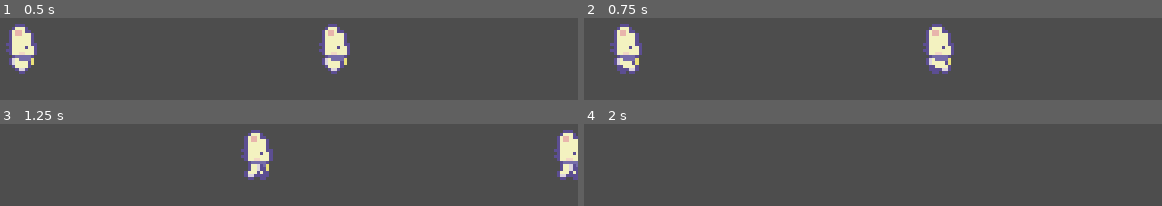
Above: before the commit, frames 1-4 (two rows, left to right).
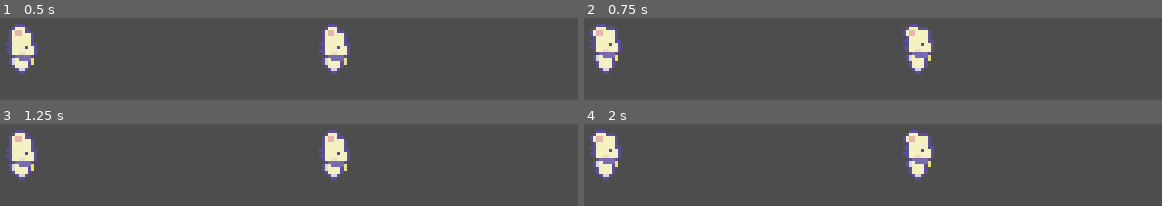
Above: after the commit, the same moments.

Repository: RainotC/Start-Jam-2024
Game: Godot game, scene res://scenes/game.tscn
Two runs of this game, one before a commit and one after it. Both use one fixed random seed, a clock stepped at 60 frames per second and the inputs below.
Inputs:
- Up to frame 1 (0.5 s): no input
- Up to frame 2 (0.75 s): tap Enter at 0.5 s; hold Right (right) from 0.53 s (still down)
- Up to frame 3 (1.25 s): keep holding Right (right)
- Up to frame 4 (2 s): release Right (right) at 1.28 s; hold Down (down) from 1.28 s (still down)

Frame 1 is identical in both runs. In frame 2, 8.6% of the frame differs, in the area x 1-65%, y 7-69%; in frame 3, 9.1%, in the area x 1-100%, y 7-69%; in frame 4, 4.7%.

Commit message:
Add independent movement of players

Diff:
--- a/Characters/player.gd
+++ b/Characters/player.gd
@@ -1,16 +1,33 @@
 extends CharacterBody2D
-
-@export var player_index = 1
+@export var player_index: int = 1  # Default to player 1
+var connected_devices = []
 @export var speed : float = 5
 var input_velocity = Vector2.ZERO
+
+@onready var player1 = $Player1
+@onready var player2 = $Player2
 
 @onready var _animated_sprite = $AnimatedSprite2D
 
 var pressed_before = "down"
+func _ready():
+	# Get the list of connected gamepads
+	connected_devices = Input.get_connected_joypads()
 
-func _ready():
-	for device_id in Input.get_connected_joypads():
+	# Print the connected devices and their indices
+	for device_id in connected_devices:
 		print("Connected device: ", Input.get_joy_name(device_id), " with ID: ", device_id)
+
+	# Assign players based on the connected devices
+	if connected_devices.size() >= 2:
+		if player1 and player2:
+			# Assuming the first two devices are for player 1 and player 2
+			print("Assigning Player 1 to controller: ", connected_devices[1])
+			print("Assigning Player 2 to controller: ", connected_devices[2])
+			$Player1.player_index = connected_devices[1]  # Player 1 gets the first controller
+			$Player2.player_index = connected_devices[2]  # Player 2 gets the second controller
+	else:
+		print("Not enough controllers connected.")
 
 func _input(event):
 	if event is InputEventJoypadButton:
@@ -22,8 +39,31 @@
 func _physics_process(_delta):
 	input_velocity = Vector2.ZERO
 
+	var joystick_x = Input.get_joy_axis(player_index, 0)  # Left joystick X (Horizontal)
+	var joystick_y = Input.get_joy_axis(player_index, 1)  # Left joystick Y (Vertical)
 
-	if Input.is_joy_button_pressed(player_index, 15) or Input.is_action_pressed("right", player_index):
+	# Check joystick axis for movement
+	if joystick_x > 0.2:  # Deadzone threshold for joystick
+		input_velocity.x = 1
+		_animated_sprite.play("MoveRight")
+	elif joystick_x < -0.2:
+		input_velocity.x = -1
+		_animated_sprite.play("MoveLeft")
+
+	if joystick_y > 0.2:
+		input_velocity.y = 1
+		_animated_sprite.play("MoveDown")
+	elif joystick_y < -0.2:
+		input_velocity.y = -1
+		_animated_sprite.play("MoveUp")
+
+	# If no movement, set to idle
+	if input_velocity == Vector2.ZERO:
+		_animated_sprite.play("IdleRight")
+
+	velocity += input_velocity * speed
+	move_and_slide()
+	"""if Input.is_joy_button_pressed(player_index, 15) or Input.is_action_pressed("right", player_index):
 		input_velocity.x=1
 		_animated_sprite.play("MoveRight")
 #		pressed_before = "right"
@@ -41,7 +81,7 @@
 #		pressed_before = "down"
 	elif input_velocity == Vector2.ZERO:
 		_animated_sprite.play("IdleRight")
-	"""elif pressed_before=="up":
+	elif pressed_before=="up":
 		_animated_sprite.play("IdleUp")
 	elif pressed_before=="left":
 		_animated_sprite.play("IdleLeft")
Not shown, added: scenes/gamBE51.tmp
Not shown, added: scenes/gamDB30.tmp
